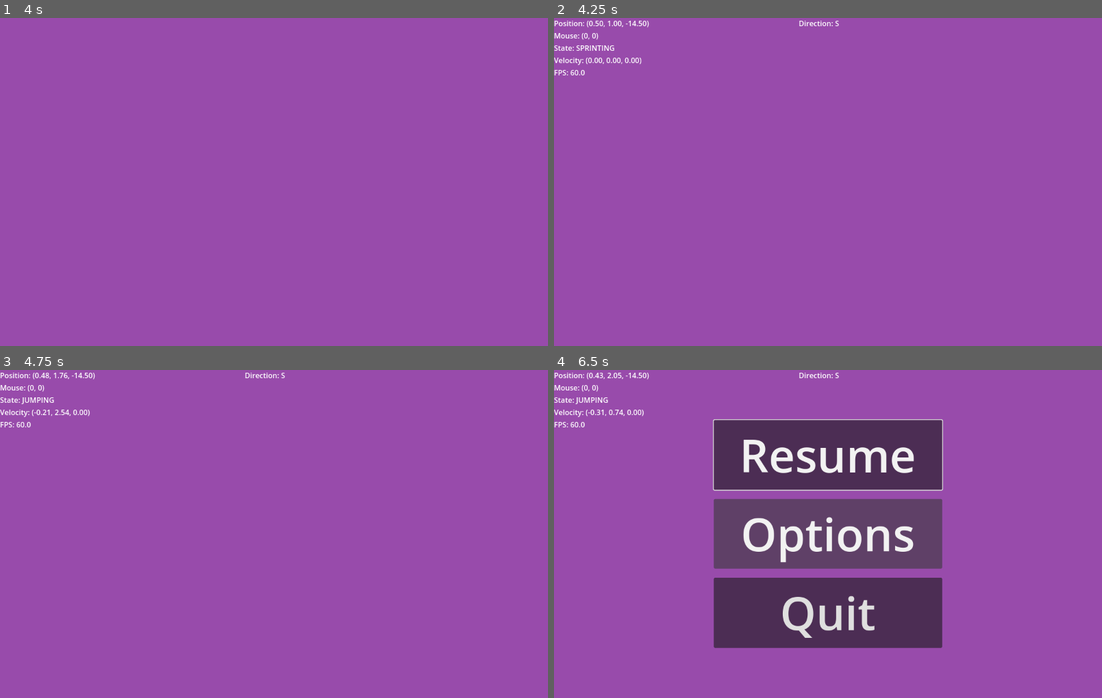
Above: before the commit, frames 1-4 (two rows, left to right).
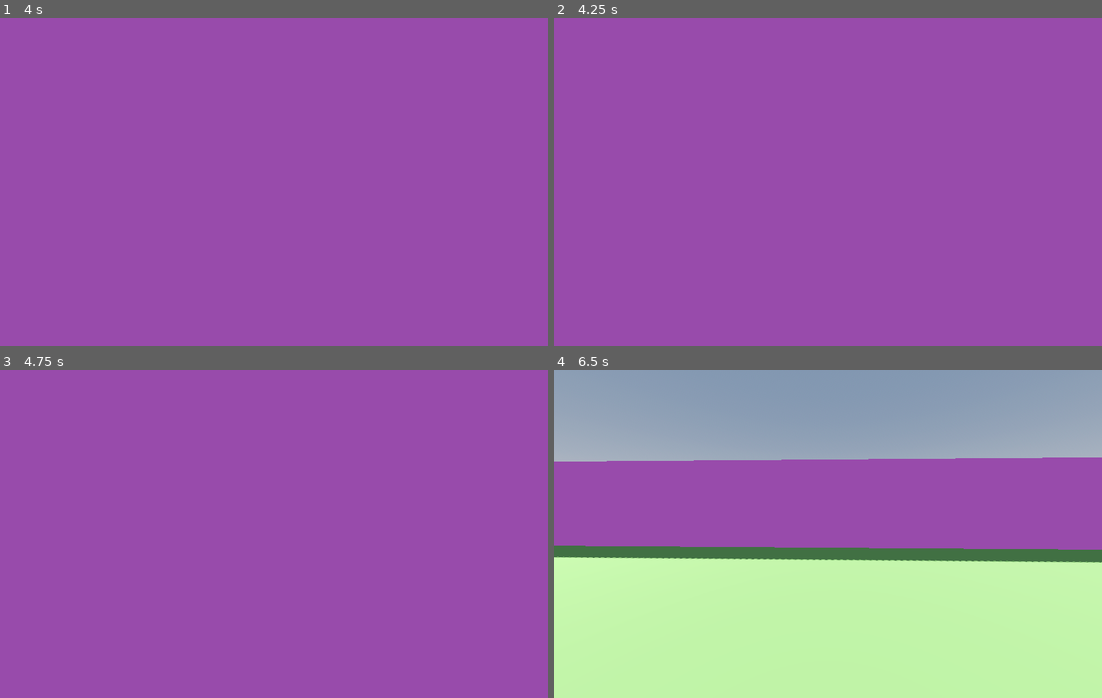
Above: after the commit, the same moments.

Repository: SirInfinite/gorilla-brawl
Game: Godot game, scene res://Scenes/test_map1.tscn
Same seed, same stepped clock (60 frames per second), same inputs: the game is played once before the commit and once after it.
Inputs (mouse positions are in pixels of both pictures, inside the frame that each line leads up to):
- Up to frame 1 (4 s): tap Enter at 0.5 s; move the mouse to (301, 182) at 0.52 s; hold Shift (sprint) 0.53-1.28 s; hold W (up) from 0.53 s (still down); tap Space (jump) at 0.77, 1.52, 3.02, 3.5, 3.77 s; move the mouse to (246, 182) at 1.27 s; tap Shift (sprint) at 1.35, 2.85 s; move the mouse to (284, 175) at 2.02 s; hold Shift (sprint) 2.03-2.78 s; move the mouse to (268, 188) at 2.77 s; move the mouse to (312, 185) at 3.52 s; hold Shift (sprint) from 3.53 s (still down)
- Up to frame 2 (4.25 s): keep holding W (up); keep holding Shift (sprint); tap F3 (debug) at 4.15 s
- Up to frame 3 (4.75 s): keep holding W (up); move the mouse to (230, 530) at 4.27 s; release Shift (sprint) at 4.28 s; tap Shift (sprint) at 4.35 s; tap Space (jump) at 4.52 s
- Up to frame 4 (6.5 s): tap Escape (menu) at 4.9 s; release W (up) at 5 s; click (828, 455) at 5 s, where only the run after the commit has a clickable "Resume"; tap Enter at 5.75 s; move the mouse to (855, 534) at 5.77 s; hold S (down) from 5.78 s (still down); hold Shift (sprint) from 5.78 s (still down)

Frame 1 is identical in both runs. In frame 2, 0.6% of the frame differs, in the area x 0-52%, y 0-18%; in frame 3, 0.6%; in frame 4, 83%, in the area x 0-100%, y 0-100%.

Commit message:
fixed pause menu

Diff:
--- a/gorillabrawl/Materials/PauseMenuV.gdshader
+++ /dev/null
@@ -1,21 +0,0 @@
-shader_type canvas_item;
-
-uniform sampler2D screen_texture : hint_screen_texture;
-uniform float blur_size : hint_range(0.0, 20.0);
-
-void fragment() {
-    vec2 uv = SCREEN_UV;
-    vec4 color = vec4(0.0);
-
-    float total = 0.0;
-    float blur_step = 1.0 / float(textureSize(screen_texture, 0).y);
-
-    for (float y = -blur_size; y <= blur_size; y++) {
-        float weight = (1.0 - abs(y) / blur_size);
-        color += texture(screen_texture, uv + vec2(0.0, y * blur_step)) * weight;
-        total += weight;
-    }
-
-    color /= total;
-    COLOR = color;
-}
--- /dev/null
+++ b/gorillabrawl/Materials/pause_menu.gdshader
@@ -0,0 +1,9 @@
+shader_type canvas_item;
+
+uniform sampler2D screen_texture : hint_screen_texture, filter_linear_mipmap;
+uniform float blur_size : hint_range(0.0, 20.0);
+
+void fragment() {
+	vec4 color = textureLod(screen_texture, SCREEN_UV, blur_size);
+	COLOR = color;
+}
--- a/gorillabrawl/Scenes/pause_menu.tscn
+++ b/gorillabrawl/Scenes/pause_menu.tscn
@@ -1,11 +1,11 @@
-[gd_scene load_steps=4 format=3 uid="uid://bwg3jasdh4u6o"]
+[gd_scene load_steps=4 format=3 uid="uid://r0o8m51p2awr"]
 
-[ext_resource type="Script" path="res://Scripts/pause_menu.gd" id="1_r5bam"]
-[ext_resource type="Shader" path="res://Materials/PauseMenuV.gdshader" id="2_spcex"]
+[ext_resource type="Script" path="res://Scripts/pause_menu.gd" id="1_7hn2p"]
+[ext_resource type="Shader" path="res://Materials/pause_menu.gdshader" id="2_pu8q4"]
 
 [sub_resource type="ShaderMaterial" id="ShaderMaterial_5os0r"]
-shader = ExtResource("2_spcex")
-shader_parameter/blur_size = null
+shader = ExtResource("2_pu8q4")
+shader_parameter/blur_size = 1.0
 
 [node name="PauseMenu" type="Control"]
 layout_mode = 3
@@ -25,48 +25,43 @@
 grow_horizontal = 2
 grow_vertical = 2
 
-[node name="PauseLogic" type="Control" parent="."]
-anchors_preset = 0
-offset_right = 40.0
-offset_bottom = 40.0
-
-[node name="MarginContainer" type="MarginContainer" parent="PauseLogic"]
+[node name="MarginContainer" type="MarginContainer" parent="."]
 layout_mode = 1
 anchors_preset = 8
 anchor_left = 0.5
 anchor_top = 0.5
 anchor_right = 0.5
 anchor_bottom = 0.5
-offset_left = 330.0
-offset_top = 90.0
-offset_right = 830.0
-offset_bottom = 590.0
+offset_left = -250.0
+offset_top = -250.0
+offset_right = 250.0
+offset_bottom = 250.0
 grow_horizontal = 2
 grow_vertical = 2
 
-[node name="VBoxContainer" type="VBoxContainer" parent="PauseLogic/MarginContainer"]
+[node name="VBoxContainer" type="VBoxContainer" parent="MarginContainer"]
 layout_mode = 2
 theme_override_constants/separation = 20
 
-[node name="Resume" type="Button" parent="PauseLogic/MarginContainer/VBoxContainer"]
+[node name="Resume" type="Button" parent="MarginContainer/VBoxContainer"]
 layout_mode = 2
 size_flags_vertical = 3
 theme_override_font_sizes/font_size = 100
 text = "Resume"
 
-[node name="Options" type="Button" parent="PauseLogic/MarginContainer/VBoxContainer"]
+[node name="Options" type="Button" parent="MarginContainer/VBoxContainer"]
 layout_mode = 2
 size_flags_vertical = 3
 theme_override_font_sizes/font_size = 100
 text = "Options"
 
-[node name="Quit" type="Button" parent="PauseLogic/MarginContainer/VBoxContainer"]
+[node name="Quit" type="Button" parent="MarginContainer/VBoxContainer"]
 layout_mode = 2
 size_flags_vertical = 3
 theme_override_font_sizes/font_size = 100
 text = "Quit
 "
 
-[connection signal="pressed" from="PauseLogic/MarginContainer/VBoxContainer/Resume" to="." method="_on_resume_pressed"]
-[connection signal="pressed" from="PauseLogic/MarginContainer/VBoxContainer/Options" to="." method="_on_options_pressed"]
-[connection signal="pressed" from="PauseLogic/MarginContainer/VBoxContainer/Quit" to="." method="_on_quit_pressed"]
+[connection signal="pressed" from="MarginContainer/VBoxContainer/Resume" to="." method="_on_resume_pressed"]
+[connection signal="pressed" from="MarginContainer/VBoxContainer/Options" to="." method="_on_options_pressed"]
+[connection signal="pressed" from="MarginContainer/VBoxContainer/Quit" to="." method="_on_quit_pressed"]
--- a/gorillabrawl/Scenes/test_map1.tscn
+++ b/gorillabrawl/Scenes/test_map1.tscn
@@ -1,11 +1,10 @@
-[gd_scene load_steps=18 format=3 uid="uid://ccyi13oe3ik0u"]
+[gd_scene load_steps=16 format=3 uid="uid://m35ilx48hf8v"]
 
-[ext_resource type="PackedScene" uid="uid://e0ivfod05vjf" path="res://Scenes/player.tscn" id="1_kwtyr"]
-[ext_resource type="Script" path="res://Scripts/main_pause.gd" id="1_wj0ow"]
-[ext_resource type="Material" uid="uid://digwn8xoq6bx0" path="res://Materials/wall.tres" id="2_kbq33"]
-[ext_resource type="PackedScene" uid="uid://v00hyaaorbgc" path="res://Scenes/debug_labels.tscn" id="3_r5vf7"]
-[ext_resource type="PackedScene" uid="uid://bwg3jasdh4u6o" path="res://Scenes/pause_menu.tscn" id="4_h5kuj"]
-[ext_resource type="Shader" path="res://Materials/PauseMenuV.gdshader" id="5_hokqy"]
+[ext_resource type="Script" path="res://Scripts/main_pause.gd" id="1_0b7rt"]
+[ext_resource type="PackedScene" uid="uid://cidc8djtr1k5x" path="res://Scenes/player.tscn" id="1_m7meh"]
+[ext_resource type="PackedScene" uid="uid://vt24i54eww7w" path="res://Scenes/debug_labels.tscn" id="2_apu3l"]
+[ext_resource type="Material" uid="uid://digwn8xoq6bx0" path="res://Materials/wall.tres" id="2_plva3"]
+[ext_resource type="PackedScene" uid="uid://r0o8m51p2awr" path="res://Scenes/pause_menu.tscn" id="3_q8mjp"]
 
 [sub_resource type="ProceduralSkyMaterial" id="ProceduralSkyMaterial_3l273"]
 sky_horizon_color = Color(0.64625, 0.65575, 0.67075, 1)
@@ -41,12 +40,8 @@
 [sub_resource type="StandardMaterial3D" id="StandardMaterial3D_n18is"]
 albedo_color = Color(0.25098, 0.25098, 1, 1)
 
-[sub_resource type="ShaderMaterial" id="ShaderMaterial_mr55i"]
-shader = ExtResource("5_hokqy")
-shader_parameter/blur_size = null
-
 [node name="Node3D" type="Node3D"]
-script = ExtResource("1_wj0ow")
+script = ExtResource("1_0b7rt")
 
 [node name="WorldEnvironment" type="WorldEnvironment" parent="."]
 environment = SubResource("Environment_ukbw1")
@@ -54,11 +49,6 @@
 [node name="DirectionalLight3D" type="DirectionalLight3D" parent="."]
 transform = Transform3D(-0.866025, -0.433013, 0.25, 0, 0.5, 0.866025, -0.5, 0.75, -0.433013, 0, 0, 0)
 shadow_enabled = true
-
-[node name="Player" parent="." instance=ExtResource("1_kwtyr")]
-transform = Transform3D(1, 0, 0, 0, 1, 0, 0, 0, 1, 0, 2, 0)
-
-[node name="InputTimer" type="Timer" parent="Player"]
 
 [node name="Map" type="Node3D" parent="."]
 
@@ -109,9 +99,12 @@
 size = Vector3(4, 3, 4)
 material = SubResource("StandardMaterial3D_n18is")
 
-[node name="DebugLabels" parent="." instance=ExtResource("3_r5vf7")]
+[node name="Player" parent="." instance=ExtResource("1_m7meh")]
+transform = Transform3D(1, 0, 0, 0, 1, 0, 0, 0, 1, 0, 2, 0)
 
-[node name="PauseMenu" parent="." instance=ExtResource("4_h5kuj")]
-material = SubResource("ShaderMaterial_mr55i")
+[node name="DebugLabels" parent="." instance=ExtResource("2_apu3l")]
 
-[connection signal="debug_info" from="Player" to="DebugLabels" method="_on_player_debug_info"]
+[node name="CanvasLayer" type="CanvasLayer" parent="."]
+
+[node name="PauseMenu" parent="CanvasLayer" instance=ExtResource("3_q8mjp")]
+process_mode = 3
--- a/gorillabrawl/Scripts/main_pause.gd
+++ b/gorillabrawl/Scripts/main_pause.gd
@@ -1,6 +1,6 @@
 extends Node3D
 
-@onready var pause_menu = $PauseMenu
+@onready var pause_menu = $CanvasLayer/PauseMenu
 var paused = false
 
 # Called when the node enters the scene tree for the first time.
--- a/gorillabrawl/Scripts/pause_menu.gd
+++ b/gorillabrawl/Scripts/pause_menu.gd
@@ -1,22 +1,19 @@
 extends Control
 
-@onready var main = $".."
-@onready var main_buttons = $PauseLogic/MarginContainer
+@onready var main = $"../.."
+@onready var main_buttons = $MarginContainer
 
 func _ready():
 	# options_menu.hide()
 	pass
 
 func _on_resume_pressed():
-	print("resume pressed")
 	main.pause()
 
 func _on_quit_pressed():
-	print("quit pressed")
 	get_tree().quit()
 
 func _on_options_pressed():
-	print("options pressed")
 	main_buttons.hide()
 	# options_menu.show()
 
Not shown: 1 places in gorillabrawl/Scenes/debug_labels.tscn that only renumber resources
Not shown: 1 places in gorillabrawl/Scenes/pause_menu.tscn that only renumber resources
Not shown: 1 places in gorillabrawl/Scenes/player.tscn that only renumber resources
Not shown: 1 places in gorillabrawl/Scenes/test_map1.tscn that only renumber resources
